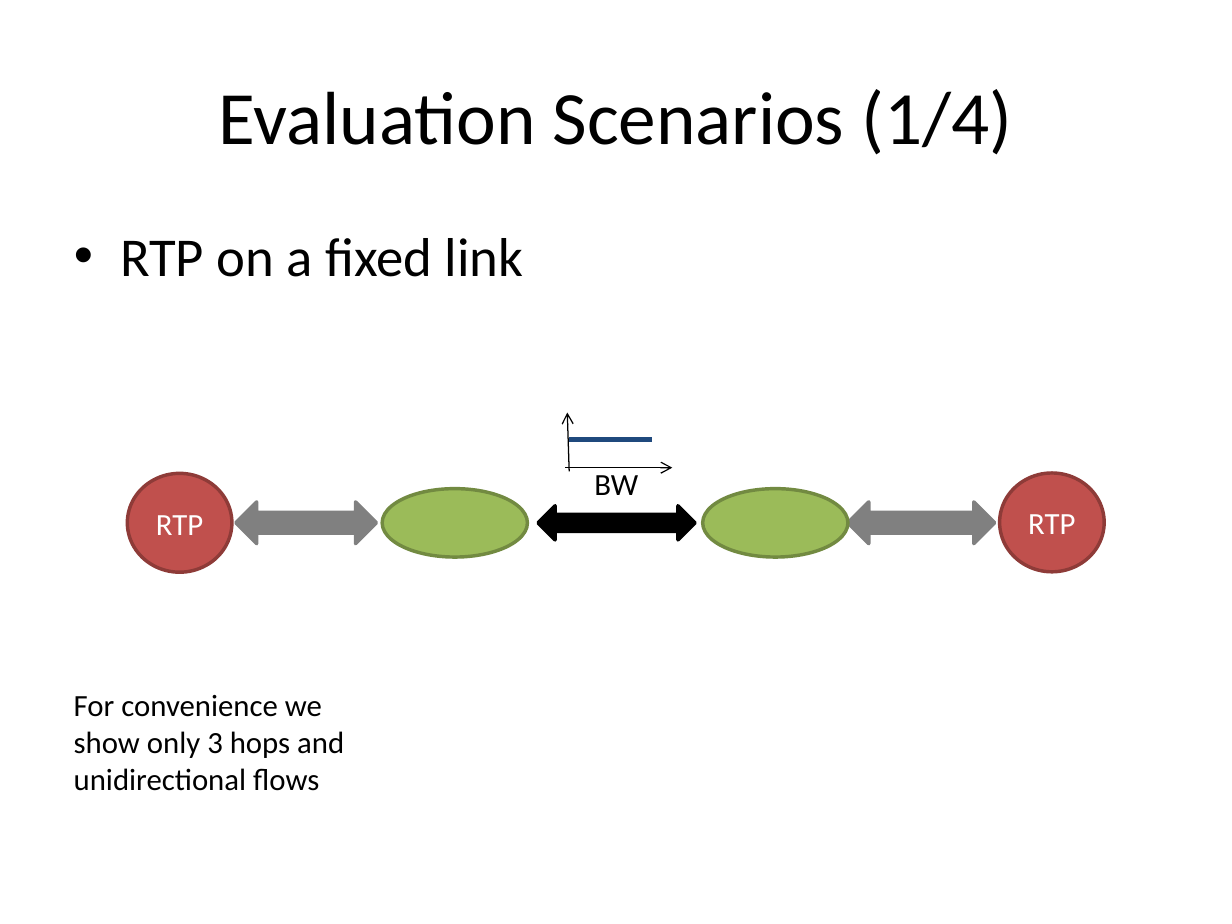
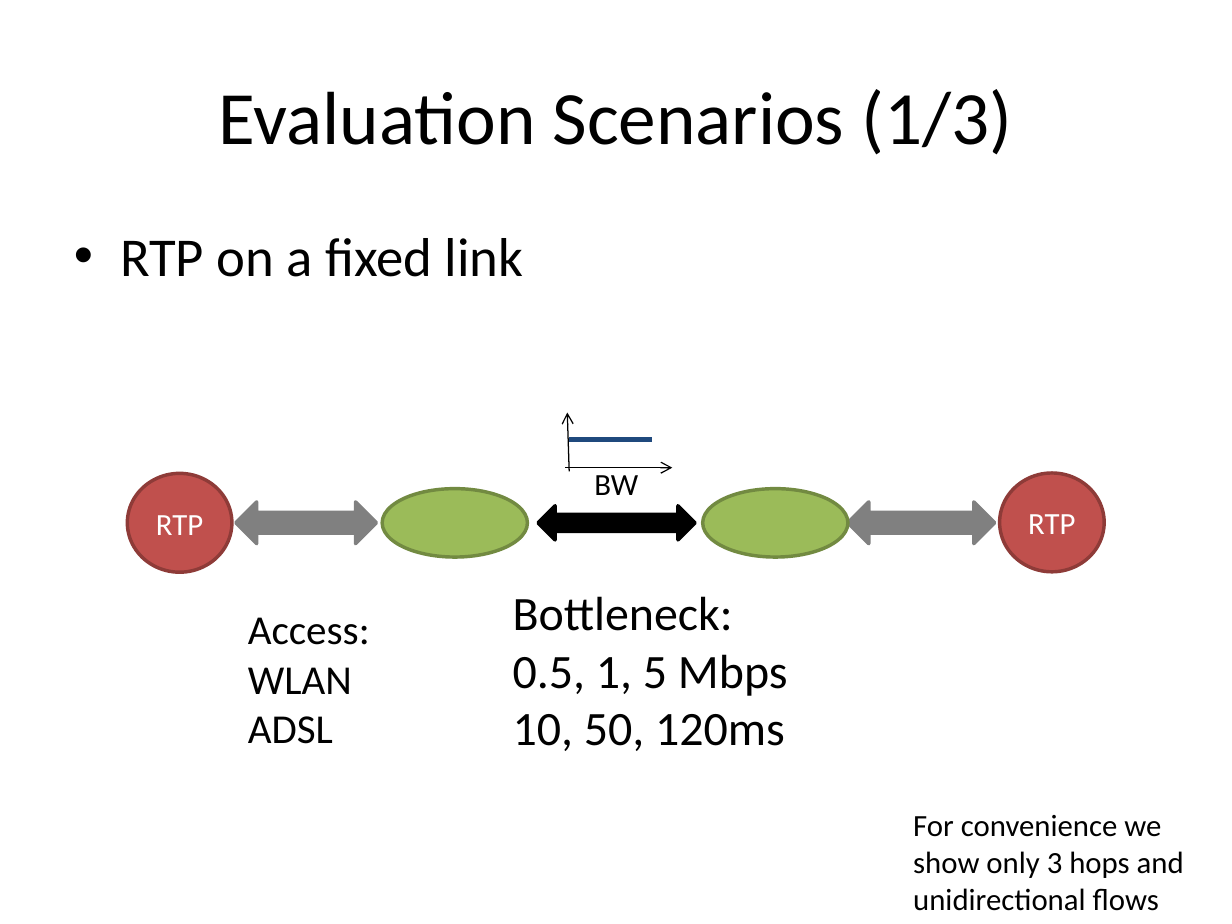
Before and after one commit to protocols-comnet/rmcat-eval-criteria, a slide deck: slide 8 of ppt-ietf86-rmcat-cc-eval-00.pptx. Drawn at 1232x924 pixels with LibreOffice and Linux fonts; fonts in the diff are those of the drawing. Boxes give left, top, right and bottom in pixels: in the first picture for what was removed or moved away, otherwise in the second. Text is boxed around its words. In the diff, an @@ line names an element or a change of style, - is before the commit and + after.

```diff
--- a/ppt-ietf86-rmcat-cc-eval-00.pptx
+++ b/ppt-ietf86-rmcat-cc-eval-00.pptx
@@ title at [218,89,1012,155]: text changed @@
-Evaluation Scenarios (1/4)
+Evaluation Scenarios (1/3)
@@ text added at [513,596,788,751], 28 pt, text #000000 @@
+Bottleneck:
+0.5, 1, 5 Mbps
+10, 50, 120ms
@@ text added at [248,617,370,744], 24 pt, text #000000 @@
+Access:
+WLAN
+ADSL
@@ text "For convenience we show only ...": place and size @@
-text "For convenience we show only ..." at [74,695,344,791]
+text "For convenience we show only ..." at [913,815,1184,911]
```
Also in this commit, not shown: 7 other slides changed.
